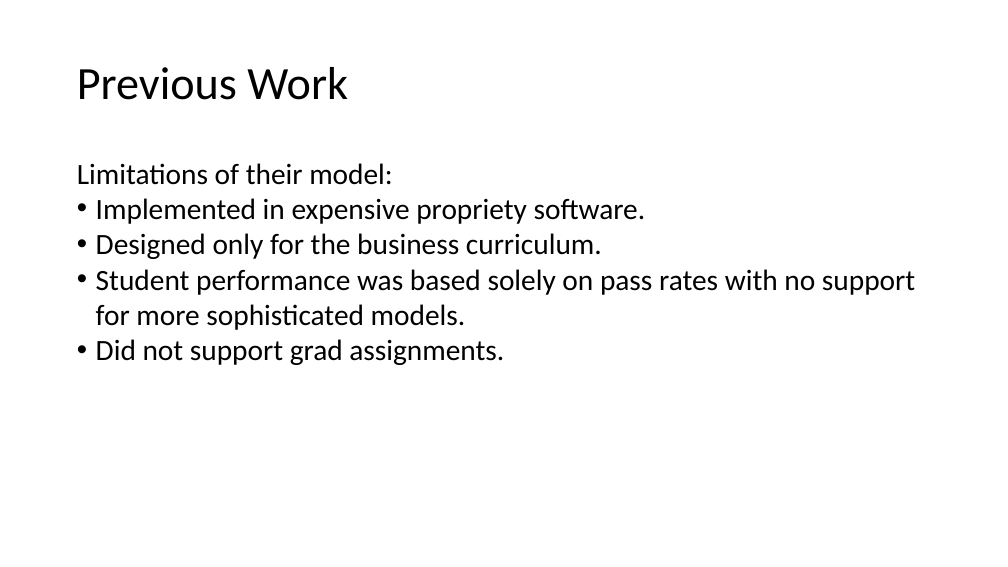
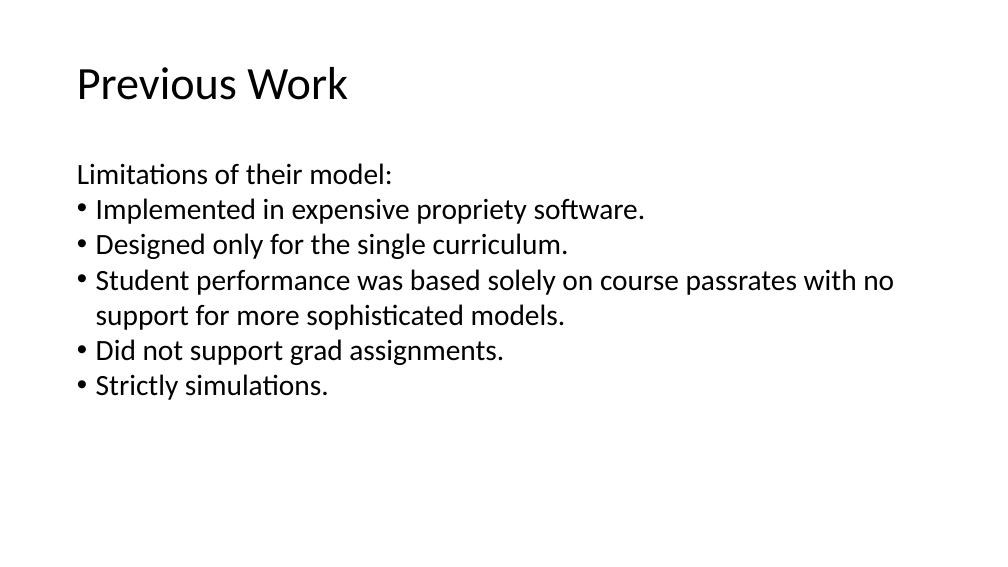
Before and after one commit to M-S-H/thesis, a slide deck: slide 13 of Defense.pptx (slide 15 before the commit). Drawn at 1008x567 pixels with LibreOffice and Linux fonts; fonts in the diff are those of the drawing. Boxes give left, top, right and bottom in pixels: in the first picture for what was removed or moved away, otherwise in the second. Text is boxed around its words. In the diff, an @@ line names an element or a change of style, - is before the commit and + after.

```diff
--- a/Defense.pptx
+++ b/Defense.pptx
@@ text at (x1=96, y1=233, x2=894, y2=330): text changed @@
-• Designed only for the business curriculum.
-• Student performance was based solely on pass rates with no support for more sophisticated models.
+• Designed only for the single curriculum.
+• Student performance was based solely on course passrates with no support for more sophisticated models.
@@ text at (x1=96, y1=374, x2=329, y2=400): paragraph added @@
+• Strictly simulations.
```
Also in this commit, not shown: 17 other slides changed, 1 slide added, 3 slides removed, 13 other files.
